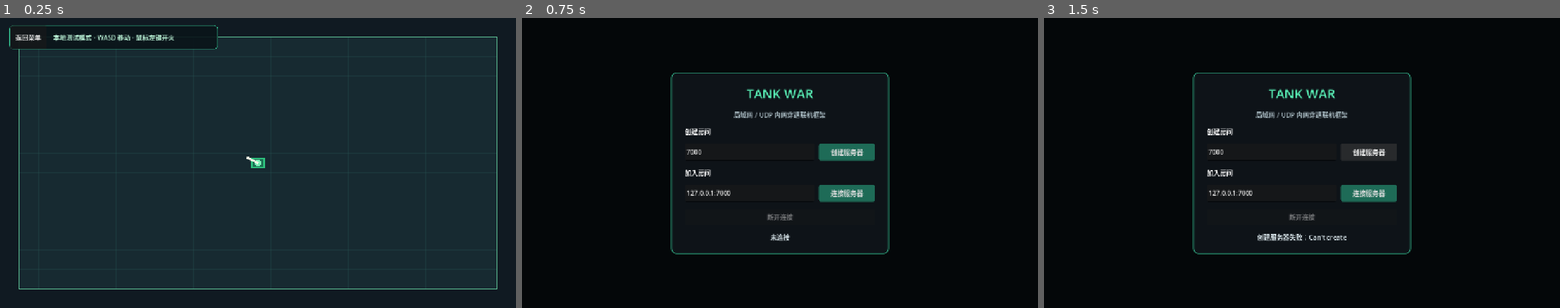
Above: before the commit, frames 1-3 (left to right).
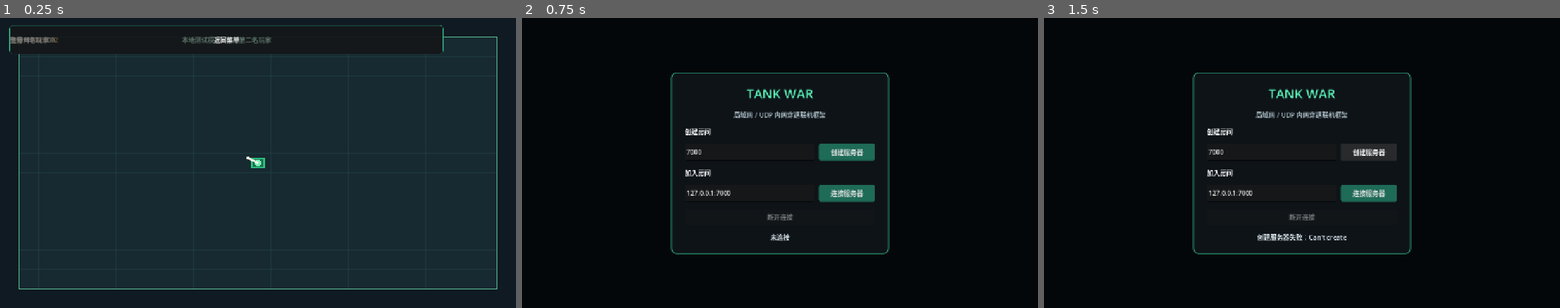
Above: after the commit, the same moments.

Repository: KAKA328/tank-war
Game: Godot game, scene res://scenes/world/arena.tscn
Same seed, same stepped clock (60 frames per second), same inputs: the game is played once before the commit and once after it. This scene is started directly instead of the project's main scene.
Inputs:
- Up to frame 1 (0.25 s): no input
- Up to frame 2 (0.75 s): click "返回菜单" at 0.5 s
- Up to frame 3 (1.5 s): click "创建服务器" at 1.25 s

The runs differ from the first frame. In frame 1, 1.3% of the frame differs, in the area x 1-86%, y 2-13%; in frame 2, nothing differs; in frame 3, nothing differs.

Commit message:
feat: complete authoritative 1v1 match loop

Diff:
--- a/scenes/world/arena.tscn
+++ b/scenes/world/arena.tscn
@@ -25,7 +25,9 @@
 offset_left = 24.0
 offset_top = 18.0
 offset_right = 540.0
-offset_bottom = 78.0
+offset_right = 1100.0
+offset_bottom = 90.0
+clip_contents = false
 theme_override_styles/panel = SubResource("StyleHud")
 
 [node name="Status" type="Label" parent="Hud"]
@@ -36,8 +38,47 @@
 vertical_alignment = 1
 horizontal_alignment = 1
 
+[node name="Score" type="Label" parent="Hud"]
+offset_left = 12.0
+offset_top = 36.0
+offset_right = 250.0
+offset_bottom = 60.0
+theme_override_colors/font_color = Color(1, 0.81, 0.34, 1)
+text = "比分  P1 0 : 0 P2"
+
+[node name="Health" type="Label" parent="Hud"]
+offset_left = 260.0
+offset_top = 36.0
+offset_right = 380.0
+offset_bottom = 60.0
+text = "生命  100 / 100"
+
+[node name="Countdown" type="Label" parent="Hud"]
+offset_left = 390.0
+offset_top = 36.0
+offset_right = 510.0
+offset_bottom = 60.0
+text = "等待两名玩家"
+
+[node name="MatchOver" type="Label" parent="Hud"]
+offset_left = 560.0
+offset_top = 22.0
+offset_right = 820.0
+offset_bottom = 58.0
+theme_override_colors/font_color = Color(1, 0.42, 0.32, 1)
+theme_override_font_sizes/font_size = 22
+text = "玩家 1 获胜"
+
+[node name="Restart" type="Button" parent="Hud"]
+offset_left = 830.0
+offset_top = 20.0
+offset_right = 930.0
+offset_bottom = 58.0
+text = "重新开始"
+
 [node name="Back" type="Button" parent="Hud"]
-layout_mode = 2
-size_flags_horizontal = 0
-custom_minimum_size = Vector2(90, 0)
+offset_left = 940.0
+offset_top = 20.0
+offset_right = 1030.0
+offset_bottom = 58.0
 text = "返回菜单"
--- a/src/actors/projectile_controller.gd
+++ b/src/actors/projectile_controller.gd
@@ -3,7 +3,7 @@
 
 const TankControllerType = preload("res://src/actors/tank_controller.gd")
 
-signal hit_target(target: Node2D)
+signal hit_target(target: Node2D, attacker_id: int)
 
 @export var speed := 420.0
 @export var lifetime := 3.0
@@ -43,5 +43,5 @@
 	var tank := body as TankControllerType
 	if tank == null or tank.tank_id == owner_id or tank.destroyed:
 		return
-	hit_target.emit(tank)
+	hit_target.emit(tank, owner_id)
 	queue_free()
--- a/src/actors/tank_controller.gd
+++ b/src/actors/tank_controller.gd
@@ -69,6 +69,16 @@
 	return health
 
 
+func respawn(spawn_position: Vector2) -> void:
+	global_position = spawn_position
+	velocity = Vector2.ZERO
+	health = max_health
+	destroyed = false
+	_cooldown_left = 0.0
+	health_changed.emit(health, max_health)
+	queue_redraw()
+
+
 func get_aim() -> Vector2:
 	return _aim
 
--- a/src/core/game_config.gd
+++ b/src/core/game_config.gd
@@ -6,3 +6,5 @@
 const PROJECTILE_DAMAGE := 25
 const SNAPSHOT_INTERVAL := 0.05
 const INPUT_TIMEOUT := 0.25
+const RESPAWN_DELAY := 3.0
+const TARGET_SCORE := 5
--- /dev/null
+++ b/src/match/match_rules.gd
@@ -0,0 +1,97 @@
+class_name MatchRules
+extends RefCounted
+
+enum State {
+	WAITING,
+	PLAYING,
+	MATCH_OVER,
+}
+
+var state: State = State.WAITING
+var target_score := 5
+var respawn_delay := 3.0
+var winner_id := 0
+
+var _scores: Dictionary = {}
+var _respawns: Dictionary = {}
+
+
+func _init(config_target_score := 5, config_respawn_delay := 3.0) -> void:
+	target_score = maxi(1, int(config_target_score))
+	respawn_delay = maxf(0.0, float(config_respawn_delay))
+
+
+func start_match(player_ids: Array) -> void:
+	state = State.PLAYING
+	winner_id = 0
+	_scores.clear()
+	_respawns.clear()
+	for player_id in player_ids:
+		_scores[int(player_id)] = 0
+
+
+func score_for(player_id: int) -> int:
+	return int(_scores.get(player_id, 0))
+
+
+func is_respawning(player_id: int) -> bool:
+	return _respawns.has(player_id)
+
+
+func respawn_remaining(player_id: int) -> float:
+	return maxf(0.0, float(_respawns.get(player_id, 0.0)))
+
+
+func record_kill(killer_id: int, victim_id: int) -> Dictionary:
+	if state != State.PLAYING:
+		return _rejected("比赛已经结束")
+	if killer_id == victim_id or not _scores.has(killer_id) or not _scores.has(victim_id):
+		return _rejected("击杀者和受害者无效")
+	if _respawns.has(victim_id):
+		return _rejected("受害者已经在重生倒计时")
+
+	_scores[killer_id] = score_for(killer_id) + 1
+	_respawns[victim_id] = respawn_delay
+	var result := {
+		"accepted": true,
+		"killer_id": killer_id,
+		"victim_id": victim_id,
+		"score": score_for(killer_id),
+		"winner_id": 0,
+		"state": state,
+	}
+	if score_for(killer_id) >= target_score:
+		state = State.MATCH_OVER
+		winner_id = killer_id
+		result["winner_id"] = winner_id
+		result["state"] = state
+	return result
+
+
+func advance(delta: float) -> Array[int]:
+	if state != State.PLAYING:
+		return []
+	var ready: Array[int] = []
+	var elapsed := maxf(0.0, delta)
+	for player_id in _respawns:
+		_respawns[player_id] = maxf(0.0, respawn_remaining(player_id) - elapsed)
+	for player_id in _respawns:
+		if respawn_remaining(player_id) <= 0.0001:
+			ready.append(int(player_id))
+	for player_id in ready:
+		_respawns.erase(player_id)
+	return ready
+
+
+func snapshot() -> Dictionary:
+	return {
+		"state": state,
+		"target_score": target_score,
+		"winner_id": winner_id,
+		"scores": _scores.duplicate(),
+		"respawns": _respawns.duplicate(),
+	}
+
+
+func _rejected(reason: String) -> Dictionary:
+	return {"accepted": false, "reason": reason, "winner_id": winner_id, "state": state}
--- a/src/world/arena.gd
+++ b/src/world/arena.gd
@@ -5,10 +5,16 @@
 const NetworkSessionType = preload("res://src/network/network_session.gd")
 const TankControllerType = preload("res://src/actors/tank_controller.gd")
 const ProjectileControllerType = preload("res://src/actors/projectile_controller.gd")
+const MatchRulesType = preload("res://src/match/match_rules.gd")
 const TankScene = preload("res://scenes/world/tank.tscn")
 const ProjectileScene = preload("res://scenes/world/projectile.tscn")
 
 @onready var status_label: Label = $Hud/Status
+@onready var score_label: Label = $Hud/Score
+@onready var health_label: Label = $Hud/Health
+@onready var countdown_label: Label = $Hud/Countdown
+@onready var match_over_label: Label = $Hud/MatchOver
+@onready var restart_button: Button = $Hud/Restart
 @onready var back_button: Button = $Hud/Back
 @onready var tank: TankControllerType = $Tank
 @onready var network_session: NetworkSessionType = get_node_or_null("/root/NetworkSession")
@@ -20,12 +26,20 @@
 var _input_sequence := 0
 var _input_accumulator := 0.0
 var _snapshot_accumulator := 0.0
-var _spawn_index := 0
+var _spawn_index := 1
+var _spawn_positions: Dictionary = {}
+var _match_rules: MatchRulesType
+var _remote_match_snapshot: Dictionary = {}
 
 
 func _ready() -> void:
+	_match_rules = MatchRulesType.new(Config.TARGET_SCORE, Config.RESPAWN_DELAY)
+	restart_button.pressed.connect(_on_restart_pressed)
 	back_button.pressed.connect(_on_back_pressed)
 	_register_tank(tank, 1)
+	_spawn_positions[1] = tank.global_position
+	match_over_label.visible = false
+	restart_button.visible = false
 	var session_state := NetworkSessionType.State.OFFLINE
 	if network_session != null:
 		session_state = network_session.state
@@ -37,17 +51,23 @@
 		status_label.text = "已连接 · 正在同步玩家"
 		call_deferred("_request_join")
 	else:
-		status_label.text = "本地测试模式 · WASD 移动 · 鼠标左键开火"
+		status_label.text = "本地测试模式 · 等待第二名玩家"
+	_update_hud()
 	queue_redraw()
 
 
 func _physics_process(delta: float) -> void:
 	if _is_server_authority():
+		if _match_rules.state == MatchRulesType.State.PLAYING:
+			for player_id in _match_rules.advance(delta):
+				_respawn_tank(int(player_id))
 		_pending_commands[1] = _capture_local_command()
 		_command_times[1] = Time.get_ticks_msec() / 1000.0
 		for player_id in _tanks:
 			var player_tank: TankControllerType = _tanks[player_id]
 			if player_tank.destroyed:
+				continue
+			if _match_rules.state == MatchRulesType.State.MATCH_OVER:
 				continue
 			var command: Dictionary = _pending_commands.get(player_id, _neutral_command())
 			var received_at: float = _command_times.get(player_id, 0.0)
@@ -65,7 +85,9 @@
 			submit_input.rpc_id(1, _capture_local_command())
 	else:
 		var local_tank: TankControllerType = _tanks.get(_local_player_id, tank)
-		local_tank.apply_command(_capture_local_command(), delta)
+		if not local_tank.destroyed:
+			local_tank.apply_command(_capture_local_command(), delta)
+	_update_hud()
 
 
 func _capture_local_command() -> Dictionary:
@@ -101,6 +123,7 @@
 
 
 func _spawn_tank_local(player_id: int, spawn_position: Vector2) -> TankControllerType:
+	_spawn_positions[player_id] = spawn_position
 	if _tanks.has(player_id):
 		var existing: TankControllerType = _tanks[player_id]
 		existing.global_position = spawn_position
@@ -120,7 +143,7 @@
 
 
 func _on_tank_shot_requested(origin: Vector2, direction: Vector2, owner_id: int, sequence: int) -> void:
-	if not _is_server_authority():
+	if not _is_server_authority() or _match_rules.state != MatchRulesType.State.PLAYING:
 		return
 	_spawn_projectile(origin, direction, owner_id, sequence)
 	if _is_networked():
@@ -135,10 +158,11 @@
 		projectile.hit_target.connect(_on_projectile_hit)
 
 
-func _on_projectile_hit(target: TankControllerType) -> void:
-	if not _is_server_authority() or target.destroyed:
-		return
-	target.apply_damage(Config.PROJECTILE_DAMAGE)
+func _on_projectile_hit(target: TankControllerType, attacker_id: int) -> void:
+	if not _is_server_authority() or target.destroyed or _match_rules.state != MatchRulesType.State.PLAYING:
+		return
+	if target.apply_damage(Config.PROJECTILE_DAMAGE) <= 0:
+		_match_rules.record_kill(attacker_id, target.tank_id)
 
 
 func _on_peer_connected(peer_id: int) -> void:
@@ -149,11 +173,14 @@
 func _on_peer_disconnected(peer_id: int) -> void:
 	_pending_commands.erase(peer_id)
 	_command_times.erase(peer_id)
+	_spawn_positions.erase(peer_id)
 	if _tanks.has(peer_id):
 		var remote_tank: TankControllerType = _tanks[peer_id]
 		_tanks.erase(peer_id)
 		remote_tank.queue_free()
 		despawn_tank_remote.rpc(peer_id)
+	if _tanks.size() < 2:
+		_match_rules.state = MatchRulesType.State.WAITING
 
 
 @rpc("any_peer", "reliable")
@@ -169,6 +196,14 @@
 	_command_times[peer_id] = Time.get_ticks_msec() / 1000.0
 	spawn_tank_remote.rpc(peer_id, spawn_position)
 	assign_player.rpc_id(peer_id, peer_id, spawn_position)
+	_maybe_start_match()
+
+
+func _maybe_start_match() -> void:
+	if not _is_server_authority() or _match_rules.state != MatchRulesType.State.WAITING:
+		return
+	if _tanks.size() >= 2:
+		_match_rules.start_match(_tanks.keys())
 
 
 @rpc("authority", "call_remote", "reliable")
@@ -205,17 +240,18 @@
 
 
 @rpc("authority", "call_remote", "unreliable_ordered")
-func receive_snapshot(snapshot: Array) -> void:
+func receive_snapshot(snapshot: Dictionary) -> void:
 	if _is_server_authority():
 		return
-	for state: Dictionary in snapshot:
-		var player_id: int = state.id
+	_remote_match_snapshot = snapshot.get("match", {})
+	for state: Dictionary in snapshot.get("tanks", []):
+		var player_id: int = int(state.get("id", 0))
 		var player_tank: TankControllerType = _tanks.get(player_id)
 		if player_tank == null:
-			player_tank = _spawn_tank_local(player_id, state.position)
-		player_tank.global_position = state.position
-		player_tank.set_aim(state.aim)
-		player_tank.health = clampi(int(state.health), 0, player_tank.max_health)
+			player_tank = _spawn_tank_local(player_id, state.get("position", Vector2.ZERO))
+		player_tank.global_position = state.get("position", player_tank.global_position)
+		player_tank.set_aim(state.get("aim", Vector2.RIGHT))
+		player_tank.health = clampi(int(state.get("health", player_tank.max_health)), 0, player_tank.max_health)
 		player_tank.destroyed = player_tank.health <= 0
 
 
@@ -227,6 +263,44 @@
 func _request_join() -> void:
 	if _is_networked() and not multiplayer.is_server():
 		request_join.rpc_id(1)
+
+
+@rpc("any_peer", "reliable")
+func request_restart() -> void:
+	if not _is_server_authority() or _match_rules.state != MatchRulesType.State.MATCH_OVER:
+		return
+	_restart_match()
+
+
+func _restart_match() -> void:
+	_match_rules.start_match(_tanks.keys())
+	for player_id in _tanks:
+		_respawn_tank(int(player_id))
+	_pending_commands.clear()
+	_command_times.clear()
+	if _is_networked():
+		restart_remote.rpc()
+
+
+@rpc("authority", "call_remote", "reliable")
+func restart_remote() -> void:
+	for player_id in _tanks:
+		_respawn_tank(int(player_id))
+	_remote_match_snapshot = _match_rules.snapshot()
+
+
+func _respawn_tank(player_id: int) -> void:
+	if _tanks.has(player_id):
+		var player_tank: TankControllerType = _tanks[player_id]
+		var spawn_position: Vector2 = _spawn_positions[player_id] if _spawn_positions.has(player_id) else _next_spawn_position()
+		player_tank.respawn(spawn_position)
+
+
+func _on_restart_pressed() -> void:
+	if _is_server_authority() and _match_rules.state == MatchRulesType.State.MATCH_OVER:
+		_restart_match()
+	elif _is_networked():
+		request_restart.rpc_id(1)
 
 
 func _on_back_pressed() -> void:
@@ -235,17 +309,46 @@
 	get_tree().change_scene_to_file("res://scenes/ui/main_menu.tscn")
 
 
-func _build_snapshot() -> Array:
-	var snapshot: Array = []
+func _update_hud() -> void:
+	var snapshot := _match_rules.snapshot() if _is_server_authority() else _remote_match_snapshot
+	var scores: Dictionary = snapshot.get("scores", {})
+	var local_tank: TankControllerType = _tanks.get(_local_player_id, tank)
+	var opponent_id := 0
+	for player_id in scores.keys():
+		if int(player_id) != 1:
+			opponent_id = int(player_id)
+			break
+	score_label.text = "比分  P1 %d : %d P2" % [int(scores.get(1, 0)), int(scores.get(opponent_id, 0))]
+	health_label.text = "生命  %d / %d" % [local_tank.health, local_tank.max_health]
+	var state := int(snapshot.get("state", MatchRulesType.State.WAITING))
+	if state == MatchRulesType.State.PLAYING:
+		var respawn_left := float(snapshot.get("respawns", {}).get(_local_player_id, 0.0))
+		countdown_label.text = "重生 %.1f 秒" % respawn_left if respawn_left > 0.0 else "战斗中"
+		match_over_label.visible = false
+		restart_button.visible = false
+	elif state == MatchRulesType.State.MATCH_OVER:
+		var winner_id := int(snapshot.get("winner_id", 0))
+		match_over_label.text = "玩家 %s 获胜" % ("1" if winner_id == 1 else "2")
+		match_over_label.visible = true
+		restart_button.visible = true
+		countdown_label.text = "比赛结束"
+	else:
+		countdown_label.text = "等待两名玩家"
+		match_over_label.visible = false
+		restart_button.visible = false
+
+
+func _build_snapshot() -> Dictionary:
+	var tanks_snapshot: Array = []
 	for player_id in _tanks:
 		var player_tank: TankControllerType = _tanks[player_id]
-		snapshot.append({
+		tanks_snapshot.append({
 			"id": player_id,
 			"position": player_tank.global_position,
 			"aim": player_tank.get_aim(),
 			"health": player_tank.health,
 		})
-	return snapshot
+	return {"tanks": tanks_snapshot, "match": _match_rules.snapshot()}
 
 
 func _draw() -> void:
--- /dev/null
+++ b/tests/network_client_smoke.gd
@@ -0,0 +1,104 @@
+extends SceneTree
+
+const ArenaScene = preload("res://scenes/world/arena.tscn")
+
+var _arena: Node
+var _session: Node
+var _elapsed := 0.0
+var _reported := false
+var _saw_local_move := false
+var _saw_remote_damage := false
+var _saw_remote_death := false
+var _saw_remote_respawn := false
+var _saw_match_over := false
+var _requested_restart := false
+var _saw_restart := false
+var _initial_local_position := Vector2.ZERO
+var _death_seen_at := -1.0
+var _local_id := 0
+var _remote_id := 0
+var _restart_seen_at := -1.0
+
+
+func _initialize() -> void:
+	call_deferred("_start_client")
+
+
+func _start_client() -> void:
+	_session = get_root().get_node("NetworkSession")
+	_session.state_changed.connect(_on_state_changed)
+	var result: Error = _session.join_game("127.0.0.1:7010")
+	if result != OK:
+		push_error("SMOKE_CLIENT_FAILED: %s" % error_string(result))
+		quit(1)
+		return
+
+
+func _on_state_changed(next_state: int, _message: String) -> void:
+	if next_state != 3 or _arena != null:
+		return
+	_arena = ArenaScene.instantiate()
+	get_root().add_child(_arena)
+
+
+func _process(delta: float) -> bool:
+	_elapsed += delta
+	if _arena == null:
+		if _elapsed >= 45.0:
+			print("SMOKE_CLIENT_TIMEOUT")
+			quit(2)
+		return false
+	var tanks: Dictionary = _arena.get("_tanks")
+	if not _reported and tanks.size() >= 2:
+		_reported = true
+		_local_id = int(_arena.get("_local_player_id"))
+		if not tanks.has(_local_id):
+			_local_id = int(tanks.keys()[0])
+		for candidate in tanks.keys():
+			if int(candidate) != _local_id:
+				_remote_id = int(candidate)
+				break
+		_initial_local_position = tanks[_local_id].global_position
+		_arena.set_physics_process(false)
+		print("SMOKE_CLIENT_JOINED ids=%s local=%d remote=%d" % [tanks.keys(), _local_id, _remote_id])
+	if _reported and tanks.has(_local_id):
+		var local_tank = tanks[_local_id]
+		var movement := Vector2.DOWN if _elapsed < 0.8 else Vector2.ZERO
+		var aim := Vector2.RIGHT
+		if tanks.has(_remote_id):
+			aim = tanks[_remote_id].global_position - local_tank.global_position
+		if not _saw_match_over:
+			_arena.submit_input.rpc_id(1, {
+				"movement": movement,
+				"aim": aim,
+				"fire": _elapsed >= 1.0,
+				"sequence": int(_elapsed * 60.0),
+			})
+		_saw_local_move = _saw_local_move or local_tank.global_position.distance_to(_initial_local_position) > 8.0
+		if tanks.has(_remote_id):
+			_saw_remote_damage = _saw_remote_damage or tanks[_remote_id].health < tanks[_remote_id].max_health
+			if tanks[_remote_id].destroyed and not _saw_remote_death:
+				_saw_remote_death = true
+				_death_seen_at = _elapsed
+			if _saw_remote_death and not tanks[_remote_id].destroyed and _elapsed - _death_seen_at > 2.5:
+				_saw_remote_respawn = true
+	var snapshot: Dictionary = _arena.get("_remote_match_snapshot")
+	var state := int(snapshot.get("state", 0))
+	if state == 2 and not _saw_match_over:
+		_saw_match_over = true
+	if _saw_match_over and not _requested_restart:
+		_requested_restart = true
+		_arena.request_restart.rpc_id(1)
+	var scores: Dictionary = snapshot.get("scores", {})
+	if _saw_match_over and _requested_restart and state == 1 and scores.values().all(func(value): return int(value) == 0):
+		_saw_restart = true
+		if _restart_seen_at < 0.0:
+			_restart_seen_at = _elapsed
+	if _saw_restart and _elapsed - _restart_seen_at >= 7.0:
+		if _saw_restart:
+			print("SMOKE_CLIENT_FLAGS move=%s damage=%s death=%s respawn=%s over=%s restart=%s" % [_saw_local_move, _saw_remote_damage, _saw_remote_death, _saw_remote_respawn, _saw_match_over, _saw_restart])
+			quit(0 if _reported and _saw_local_move and _saw_remote_damage and _saw_remote_death and _saw_remote_respawn and _saw_match_over and _saw_restart else 3)
+	if _elapsed >= 45.0:
+		print("SMOKE_CLIENT_TIMEOUT")
+		quit(2)
+	return false
--- /dev/null
+++ b/tests/network_host_smoke.gd
@@ -0,0 +1,89 @@
+extends SceneTree
+
+const ArenaScene = preload("res://scenes/world/arena.tscn")
+
+var _arena: Node
+var _elapsed := 0.0
+var _initial_host_position := Vector2.ZERO
+var _saw_host_move := false
+var _saw_remote_move := false
+var _saw_damage := false
+var _saw_death := false
+var _saw_respawn := false
+var _saw_score := false
+var _saw_match_over := false
+var _saw_restart := false
+var _restart_seen_at := -1.0
+var _death_seen_at := -1.0
+var _remote_id := 0
+var _initial_remote_position := Vector2.ZERO
+
+
+func _initialize() -> void:
+	call_deferred("_start_host")
+
+
+func _start_host() -> void:
+	var session = get_root().get_node("NetworkSession")
+	var result: Error = session.host_game(7010)
+	if result != OK:
+		push_error("SMOKE_HOST_FAILED: %s" % error_string(result))
+		quit(1)
+		return
+	_arena = ArenaScene.instantiate()
+	get_root().add_child(_arena)
+	_initial_host_position = _arena.get_node("Tank").global_position
+	Input.action_press("move_right")
+	print("SMOKE_HOST_READY")
+
+
+func _process(delta: float) -> bool:
+	_elapsed += delta
+	if _arena == null:
+		return false
+	if _elapsed >= 0.6:
+		Input.action_release("move_right")
+	var tanks: Dictionary = _arena.get("_tanks")
+	if _remote_id == 0 and tanks.size() >= 2:
+		for candidate in tanks.keys():
+			if int(candidate) != 1:
+				_remote_id = int(candidate)
+				_initial_remote_position = tanks[_remote_id].global_position
+				break
+	if tanks.has(1):
+		var host_tank = tanks[1]
+		_saw_host_move = _saw_host_move or host_tank.global_position.distance_to(_initial_host_position) > 8.0
+		_saw_damage = _saw_damage or host_tank.health < host_tank.max_health
+		if host_tank.destroyed and not _saw_death:
+			_saw_death = true
+			_death_seen_at = _elapsed
+		if _saw_death and not host_tank.destroyed and _elapsed - _death_seen_at > 2.5:
+			_saw_respawn = true
+	if _remote_id != 0 and tanks.has(_remote_id):
+		_saw_remote_move = _saw_remote_move or tanks[_remote_id].global_position.distance_to(_initial_remote_position) > 8.0
+	var rules = _arena.get("_match_rules")
+	if rules != null:
+		for score in rules.snapshot().get("scores", {}).values():
+			_saw_score = _saw_score or int(score) > 0
+		if rules.state == 2:
+			_saw_match_over = true
+		var scores: Dictionary = rules.snapshot().get("scores", {})
+		var scores_zero := true
+		for score in scores.values():
+			scores_zero = scores_zero and int(score) == 0
+		if _saw_match_over and rules.state == 1 and scores_zero:
+			_saw_restart = true
+			if _restart_seen_at < 0.0:
+				_restart_seen_at = _elapsed
+	if _saw_restart and _elapsed - _restart_seen_at >= 5.0:
+		return _finish(0)
+	if _elapsed >= 45.0:
+		return _finish(2)
+	return false
+
+
+func _finish(code: int) -> bool:
+	print("SMOKE_HOST_TANKS=%d" % int(_arena.get("_tanks").size()))
+	print("SMOKE_HOST_FLAGS move=%s remote_move=%s damage=%s death=%s respawn=%s score=%s over=%s restart=%s" % [_saw_host_move, _saw_remote_move, _saw_damage, _saw_death, _saw_respawn, _saw_score, _saw_match_over, _saw_restart])
+	quit(code if _saw_host_move and _saw_remote_move and _saw_damage and _saw_death and _saw_respawn and _saw_score and _saw_match_over and _saw_restart else 3)
+	return true
--- a/tests/test_core.gd
+++ b/tests/test_core.gd
@@ -10,6 +10,7 @@
 const MainMenuScript = preload("res://src/ui/main_menu.gd")
 const TankScene = preload("res://scenes/world/tank.tscn")
 const ArenaScene = preload("res://scenes/world/arena.tscn")
+const MatchRules = preload("res://src/match/match_rules.gd")
 
 var check_count := 0
 var _failures := 0
@@ -28,6 +29,7 @@
 	_test_main_menu_exposes_connection_controls()
 	_test_main_menu_opens_arena_after_connection()
 	_test_arena_exposes_tank_and_status_nodes()
+	_test_match_rules_score_respawn_and_finish()
 	return _failures
 
 
@@ -137,6 +139,10 @@
 	_assert_false(tank.destroyed, "nonlethal damage keeps tank alive")
 	_assert_equal(tank.apply_damage(100), 0, "lethal damage clamps health at zero")
 	_assert_true(tank.destroyed, "lethal damage marks tank destroyed")
+	tank.respawn(Vector2(123.0, 456.0))
+	_assert_equal(tank.global_position, Vector2(123.0, 456.0), "respawn moves tank to its spawn point")
+	_assert_equal(tank.health, tank.max_health, "respawn restores full health")
+	_assert_false(tank.destroyed, "respawn clears destroyed state")
 	tank.free()
 
 
@@ -157,6 +163,8 @@
 	_assert_true(arena.get_script() != null and arena.get_script().can_instantiate(), "arena script compiles and can instantiate")
 	_assert_true(arena.get_node_or_null("Tank") != null, "arena has a local tank node")
 	_assert_true(arena.get_node_or_null("Hud/Status") != null, "arena has a status label")
+	_assert_true(arena.get_node_or_null("Hud/Score") != null, "arena has a score label")
+	_assert_true(arena.get_node_or_null("Hud/Restart") != null, "arena has a restart button")
 	arena.free()
 
 
@@ -173,6 +181,26 @@
 		MainMenuScript.should_open_arena(NetworkSessionClass.State.OFFLINE),
 		"offline state stays in the menu"
 	)
+
+
+func _test_match_rules_score_respawn_and_finish() -> void:
+	var rules := MatchRules.new(2, 3.0)
+	_assert_equal(rules.state, MatchRules.State.WAITING, "match starts waiting")
+	rules.start_match([1, 2])
+	_assert_equal(rules.state, MatchRules.State.PLAYING, "match starts playing")
+	_assert_equal(rules.score_for(1), 0, "players start with zero score")
+	var first_kill := rules.record_kill(1, 2)
+	_assert_true(first_kill.accepted, "server accepts a kill during play")
+	_assert_equal(rules.score_for(1), 1, "killer receives one point")
+	_assert_true(rules.is_respawning(2), "victim enters respawn state")
+	_assert_false(rules.record_kill(1, 2).accepted, "duplicate kill during respawn is rejected")
+	_assert_equal(rules.advance(2.9).size(), 0, "respawn waits for the configured delay")
+	_assert_equal(rules.advance(0.1), [2], "victim becomes ready after the delay")
+	_assert_false(rules.is_respawning(2), "victim leaves respawn state")
+	rules.record_kill(1, 2)
+	_assert_equal(rules.state, MatchRules.State.MATCH_OVER, "target score ends the match")
+	_assert_equal(rules.winner_id, 1, "killer becomes the winner")
+	_assert_false(rules.record_kill(2, 1).accepted, "match over rejects further kills")
 
 
 func _assert_equal(actual: Variant, expected: Variant, label: String) -> void:
Not shown, changed: AGENTS.md
Not shown, changed: docs/superpowers/plans/2026-09-18-godot-tank-war-framework.md
